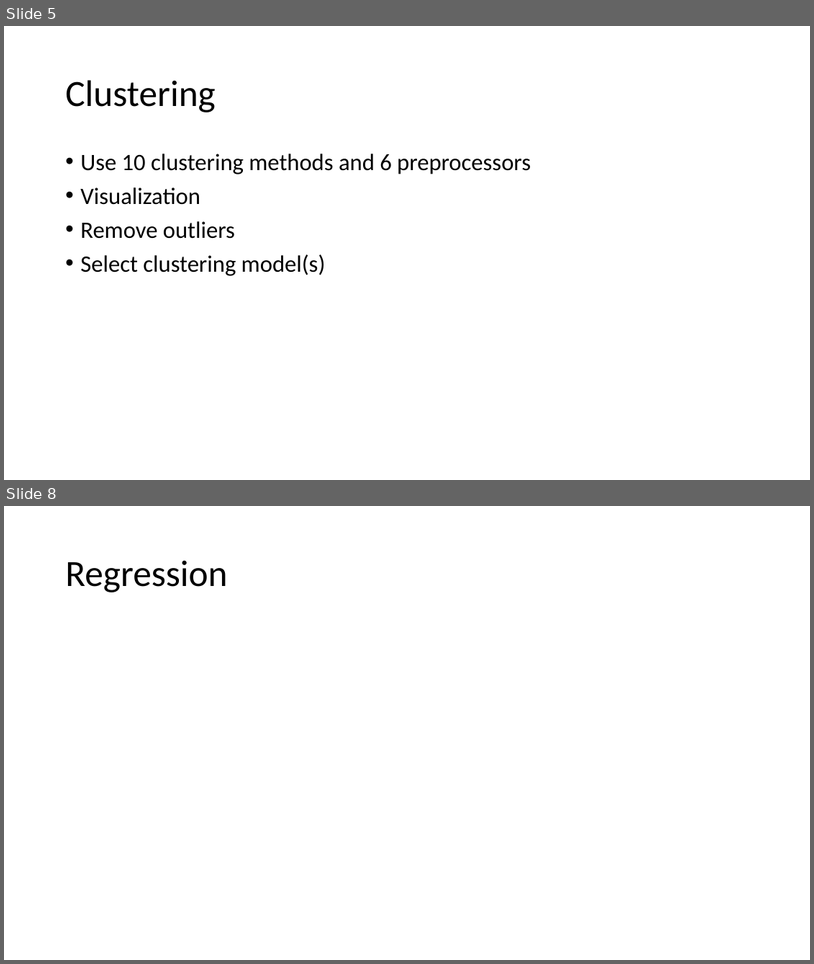
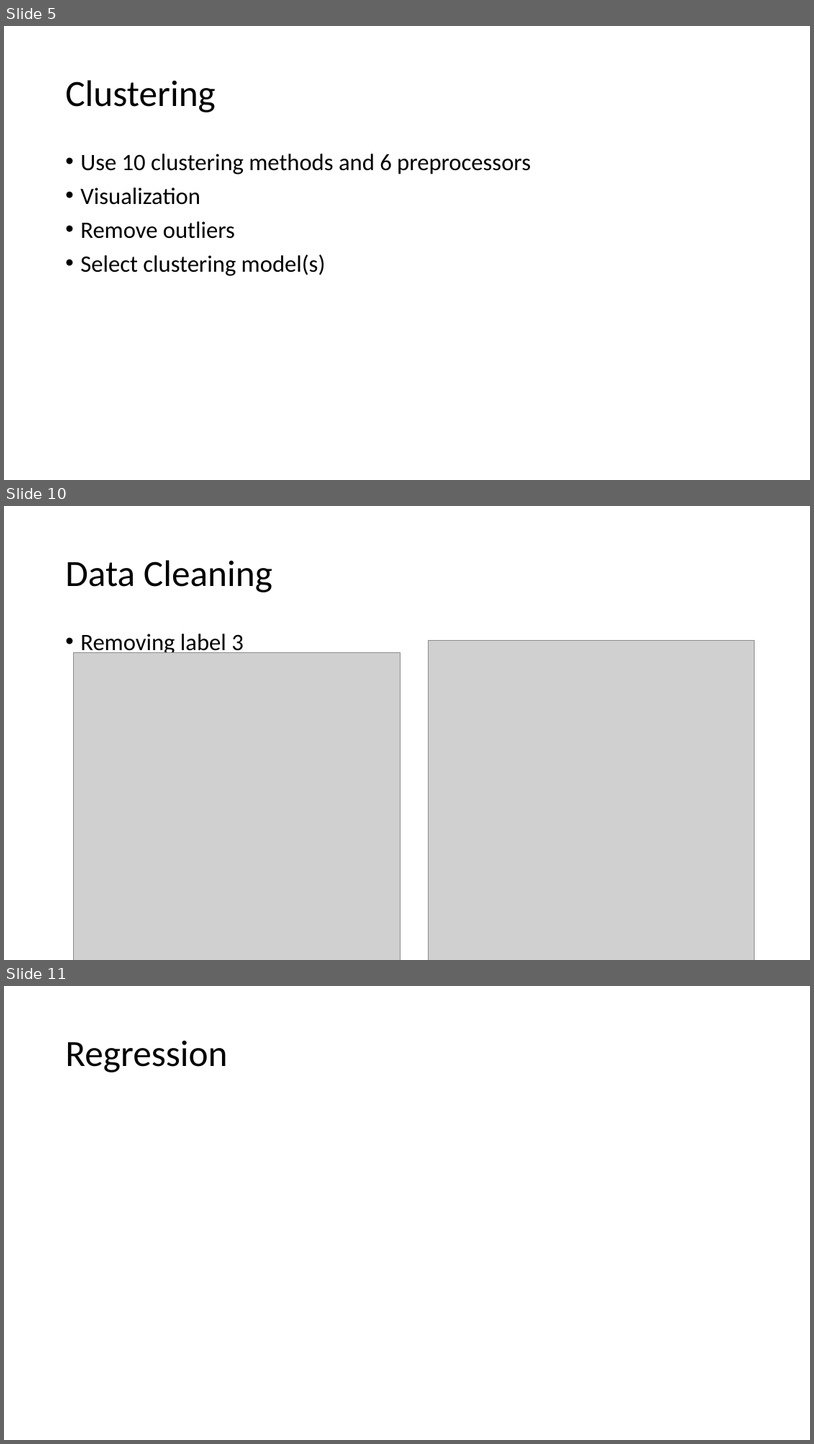
Before and after one commit to GXG-CS/Smart-Cameras, a slide deck: Benchmark.pptx. Shown one above the other, each under a label of ours: slides 5 and 8 before the commit, slides 5, 10 and 11 after it; the slides between them are not shown. The pictures are 814x964 and 814x1444 pixels, drawn with LibreOffice and Linux fonts; fonts in the diff are those of the drawing; grey boxes stand for pictures. Boxes give left, top, right and bottom in pixels: in the first picture for what was removed or moved away, otherwise in the second. Text is boxed around its words. In the diff, an @@ line names an element or a change of style, - is before the commit and + after.

Commit message:
data cleaning

```diff
--- a/Benchmark.pptx
+++ b/Benchmark.pptx
@@ slide 10 added at [4,506,810,960], background #FFFFFF @@
@@ title added at [65,560,273,592], 44 pt, text #000000 @@
+Data Cleaning
@@ text added at [80,633,244,656], 28 pt, text #000000 @@
+• Removing label 3
@@ picture added at [74,652,400,960] @@
@@ picture added at [428,641,755,960] @@
@@ what was slide 8 is now slide 11 @@
```
Also in this commit, not shown: 1 slide changed, 3 other slides added, 1 slide removed, 13 other files.
